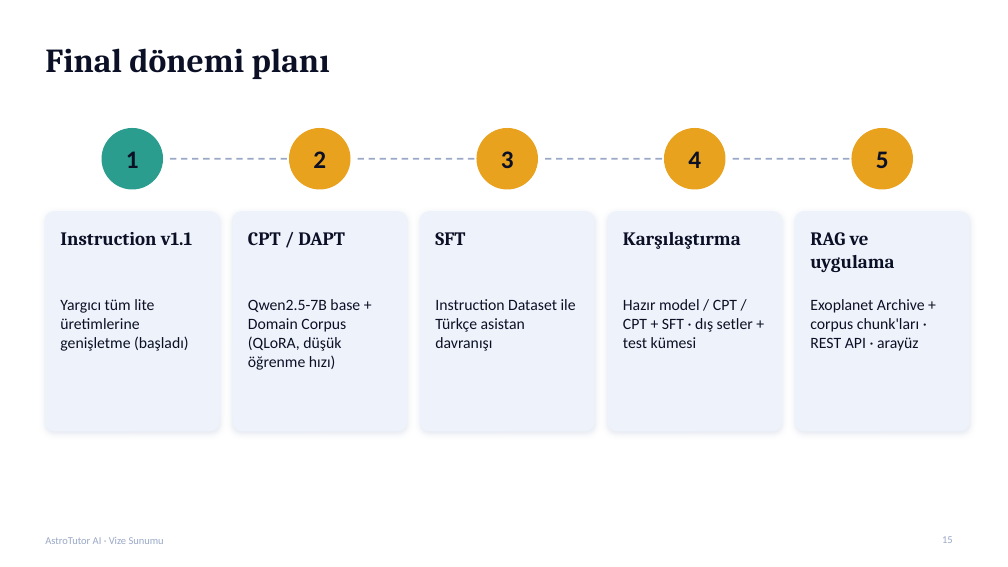
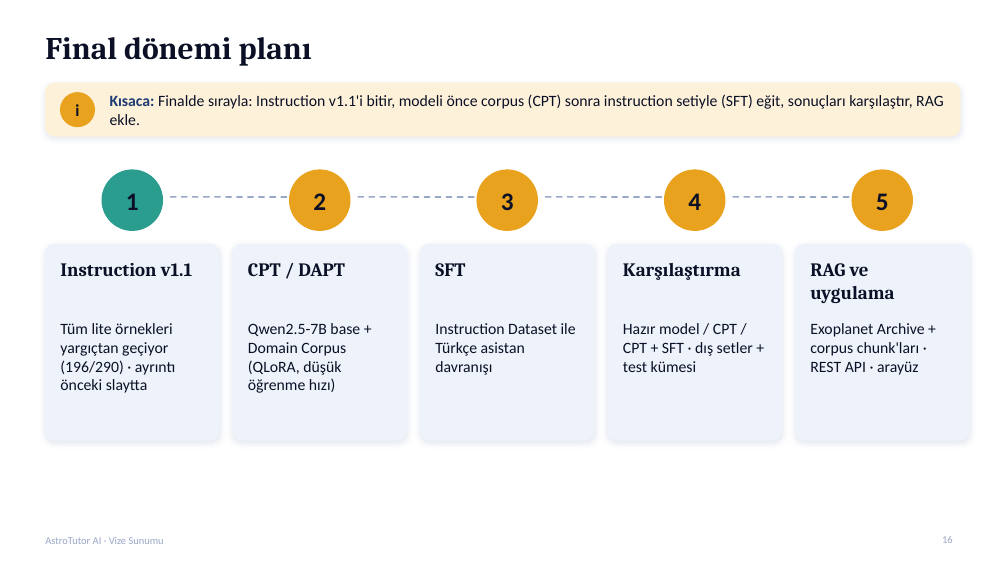
Before and after one commit to gedag/AstroTutor-AI, a slide deck: slide 16 of reports/AstroTutor_AI_Vize_Sunumu.pptx (slide 15 before the commit). Drawn at 1008x567 pixels with LibreOffice and Linux fonts; fonts in the diff are those of the drawing. Boxes give left, top, right and bottom in pixels: in the first picture for what was removed or moved away, otherwise in the second. Text is boxed around its words. In the diff, an @@ line names an element or a change of style, - is before the commit and + after.

Commit message:
Sunum: her slayta 'Kısaca' bandı ve Instruction v1.1 slaytı eklendi (17 slayt), taslak güncellendi

```diff
--- a/reports/AstroTutor_AI_Vize_Sunumu.pptx
+++ b/reports/AstroTutor_AI_Vize_Sunumu.pptx
@@ title "Final dönemi planı" moved from (x1=45, y1=48, x2=330, y2=79) to (x1=45, y1=37, x2=312, y2=66) @@
@@ title "Final dönemi planı" at (x1=45, y1=37, x2=312, y2=66): size 32 to 30 pt @@
@@ rounded rectangle added at (x1=45, y1=83, x2=960, y2=136), fill #FDF1DA, outline #FDF1DA 1 pt @@
@@ ellipse added at (x1=60, y1=93, x2=95, y2=127), fill #E8A21E, outline #E8A21E 1 pt @@
@@ text added at (x1=75, y1=104, x2=79, y2=116), 16 pt, text #0B1026, bold @@
+i
@@ text added at (x1=110, y1=94, x2=943, y2=125), 15 pt, text #0B1026 @@
+Kısaca: Finalde sırayla: Instruction v1.1'i bitir, modeli önce corpus (CPT) sonra instruction setiyle (SFT) eğit, sonuçları karşılaştır, RAG ekle.
@@ 5 texts, 5 ellipses, 4 lines moved together from (x1=102, y1=129, x2=913, y2=189) to (x1=102, y1=170, x2=913, y2=231) @@
@@ rounded rectangle resized from (x1=45, y1=212, x2=219, y2=431) to (x1=45, y1=244, x2=219, y2=440) @@
@@ text "Instruction v1.1" moved from (x1=60, y1=232, x2=192, y2=245) to (x1=60, y1=263, x2=192, y2=276) @@
@@ rounded rectangle resized from (x1=233, y1=212, x2=407, y2=431) to (x1=233, y1=244, x2=407, y2=440) @@
@@ text "CPT / DAPT" moved from (x1=248, y1=232, x2=345, y2=245) to (x1=248, y1=263, x2=345, y2=276) @@
@@ rounded rectangle resized from (x1=420, y1=212, x2=594, y2=431) to (x1=420, y1=244, x2=594, y2=440) @@
@@ text "SFT" moved from (x1=435, y1=232, x2=465, y2=245) to (x1=435, y1=263, x2=465, y2=276) @@
@@ rounded rectangle resized from (x1=608, y1=212, x2=782, y2=431) to (x1=608, y1=244, x2=782, y2=440) @@
@@ text "Karşılaştırma" moved from (x1=623, y1=232, x2=741, y2=249) to (x1=623, y1=263, x2=741, y2=280) @@
@@ rounded rectangle resized from (x1=796, y1=212, x2=969, y2=431) to (x1=796, y1=244, x2=969, y2=440) @@
@@ text "RAG ve uygulama" moved from (x1=810, y1=232, x2=894, y2=272) to (x1=810, y1=263, x2=894, y2=303) @@
@@ text at (x1=60, y1=323, x2=175, y2=393): text changed @@
-Yargıcı tüm lite üretimlerine genişletme (başladı)
+Tüm lite örnekleri yargıçtan geçiyor (196/290) · ayrıntı önceki slaytta
@@ text "Qwen2.5-7B base + Domain Corpus ..." moved from (x1=248, y1=299, x2=360, y2=370) to (x1=248, y1=323, x2=360, y2=393) @@
@@ text "Instruction Dataset ile Türkçe asistan ..." moved from (x1=435, y1=299, x2=576, y2=351) to (x1=435, y1=323, x2=576, y2=375) @@
@@ text "Hazır model / CPT / ..." moved from (x1=623, y1=299, x2=753, y2=348) to (x1=623, y1=323, x2=753, y2=372) @@
@@ text "Exoplanet Archive + corpus chunk'ları ..." moved from (x1=810, y1=299, x2=925, y2=351) to (x1=810, y1=323, x2=925, y2=375) @@
```
Also in this commit, not shown: 14 other slides changed, 1 slide added, 2 other files.
